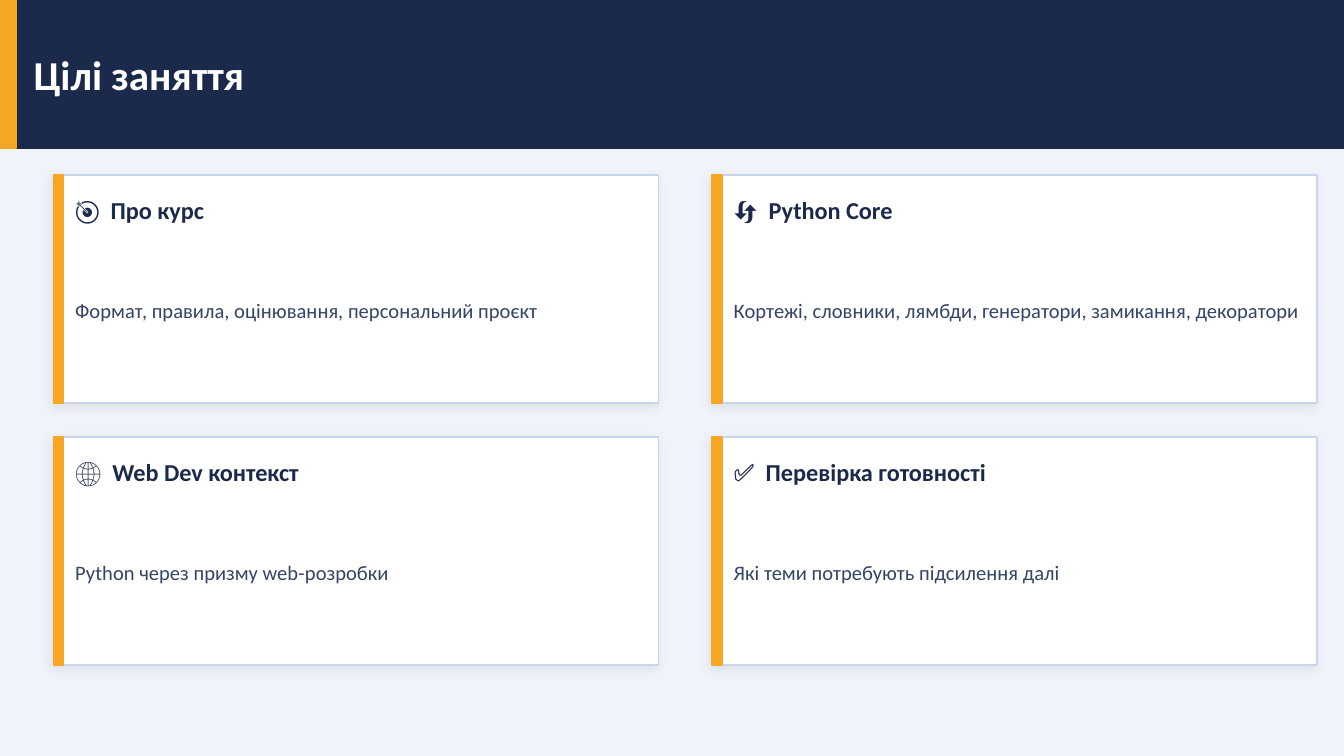
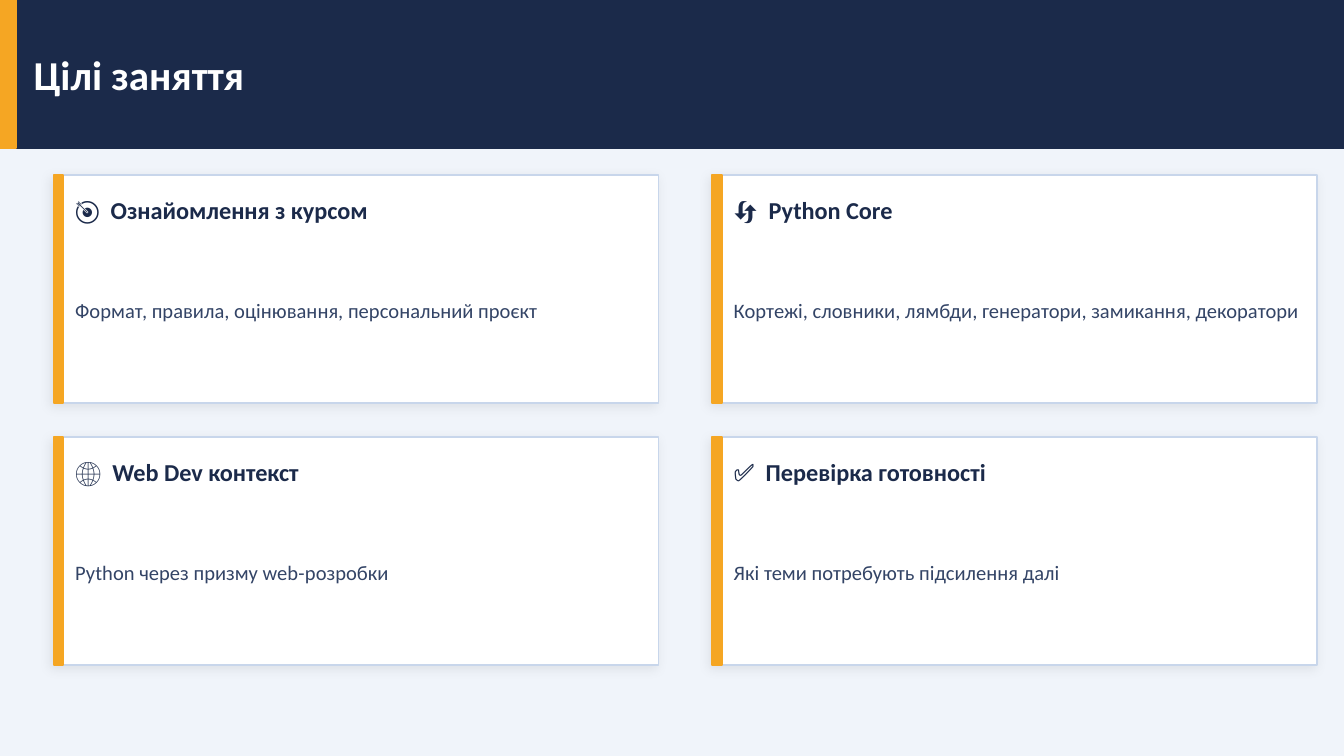
Before and after one commit to dmitriy-shtefan/python-web, a slide deck: slide 3 of заняття_1_python_core/презентація/python_для_web.pptx. Drawn at 1344x756 pixels with LibreOffice and Linux fonts; fonts in the diff are those of the drawing. Boxes give left, top, right and bottom in pixels: in the first picture for what was removed or moved away, otherwise in the second. Text is boxed around its words. In the diff, an @@ line names an element or a change of style, - is before the commit and + after.

```diff
--- a/заняття_1_python_core/презентація/python_для_web.pptx
+++ b/заняття_1_python_core/презентація/python_для_web.pptx
@@ text at box(111, 202, 368, 223): text changed @@
-🎯 Про курс
+🎯 Ознайомлення з курсом
```
Also in this commit, not shown: 1 other slide changed, 10 other files.
